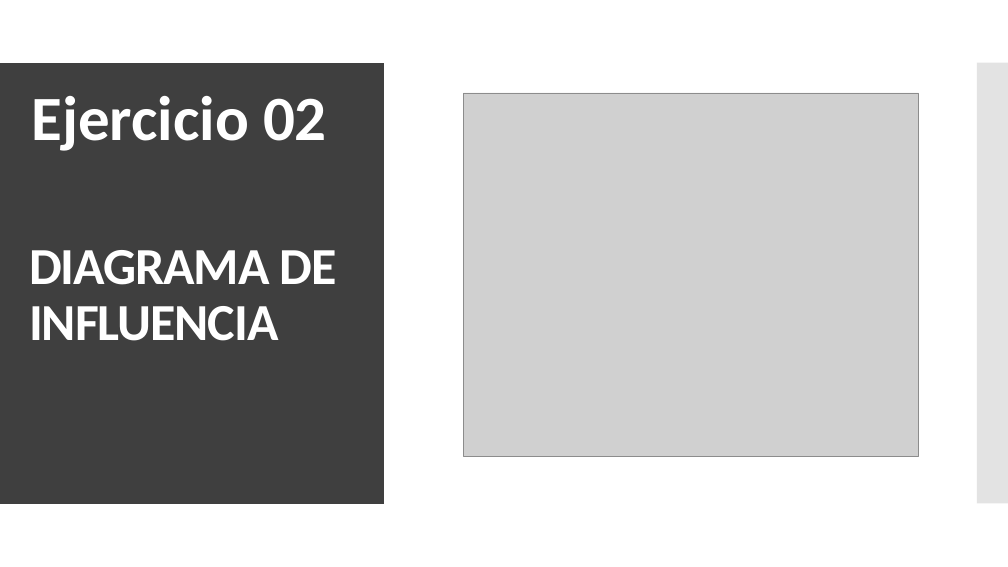
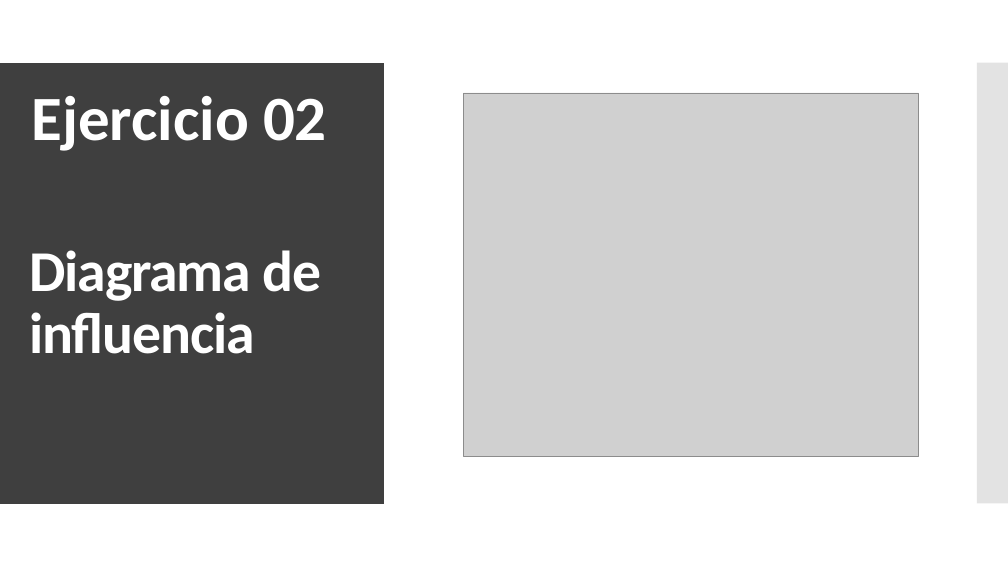
Before and after one commit to Juanfragar/Fiabilidad-y-gestion-de-riesgos, a slide deck: slide 9 of Practica 04/PRESENTACION.pptx. Drawn at 1008x567 pixels with LibreOffice and Linux fonts; fonts in the diff are those of the drawing; grey boxes stand for pictures. Boxes give left, top, right and bottom in pixels: in the first picture for what was removed or moved away, otherwise in the second. Text is boxed around its words. In the diff, an @@ line names an element or a change of style, - is before the commit and + after.

```diff
--- a/Practica 04/PRESENTACION.pptx
+++ b/Practica 04/PRESENTACION.pptx
@@ title at (x1=29, y1=250, x2=321, y2=354): text changed; size 49.5 to 55 pt @@
-DIAGRAMA DE
-INFLUENCIA
+Diagrama de
+influencia
```
Also in this commit, not shown: 2 other slides changed, 1 other file.
